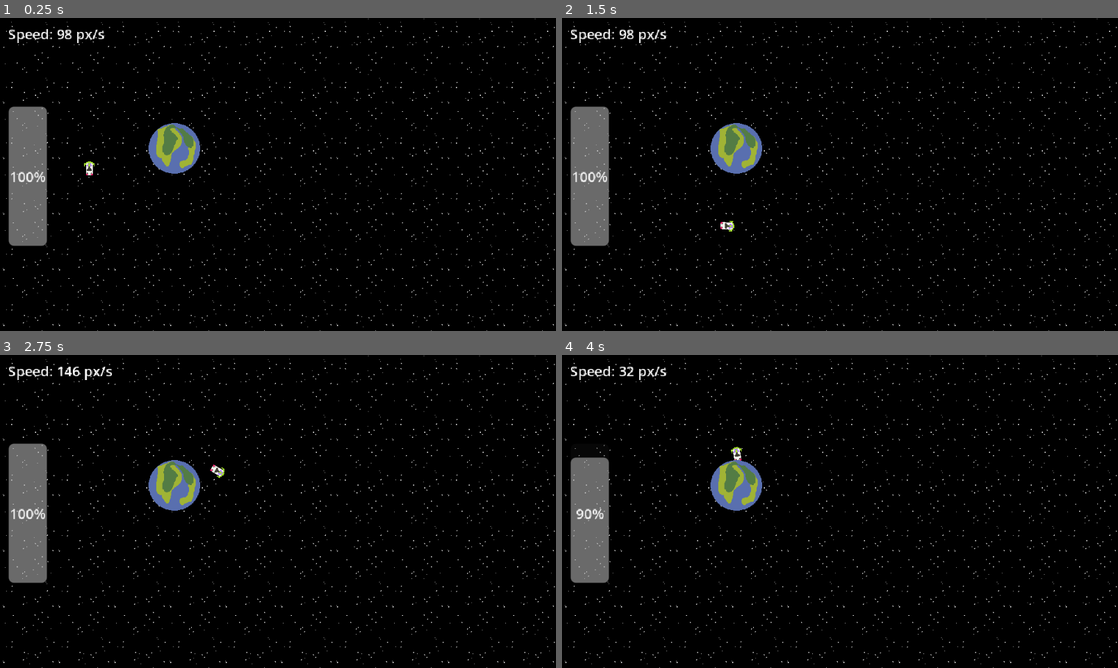
Above: before the commit, frames 1-4 (two rows, left to right).
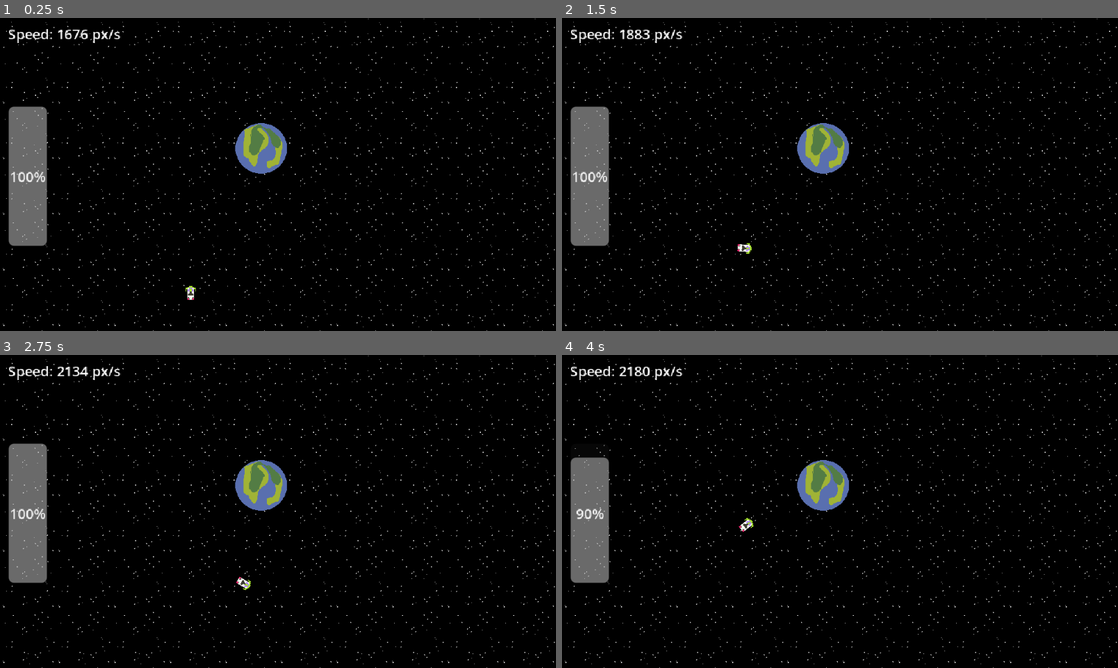
Above: after the commit, the same moments.

Repository: herboh/nBody
Game: Godot game, scene res://scene/main.tscn
Two runs of this game, one before a commit and one after it. Both use one fixed random seed, a clock stepped at 60 frames per second and the inputs below.
Inputs:
- Up to frame 1 (0.25 s): no input
- Up to frame 2 (1.5 s): hold Right (turn_right) 0.53-1.28 s; hold Left (turn_left) from 1.28 s (still down)
- Up to frame 3 (2.75 s): release Left (turn_left) at 2.03 s; hold Right (turn_right) from 2.03 s (still down)
- Up to frame 4 (4 s): release Right (turn_right) at 2.78 s; hold Space (thrust) 2.78-3.53 s; hold Left (turn_left) from 3.53 s (still down)

The runs differ from the first frame. In frame 1, 2.7% of the frame differs, in the area x 10-52%, y 3-91%; in frame 2, 2.7%; in frame 3, 2.7%, in the area x 10-52%, y 3-76%; in frame 4, 2.7%.

Commit message:
Added ship position function

Diff:
--- a/project.godot
+++ b/project.godot
@@ -25,7 +25,7 @@
 
 [editor_plugins]
 
-enabled=PackedStringArray()
+enabled=PackedStringArray("res://addons/godot-vim/plugin.cfg")
 
 [input]
 
@@ -47,6 +47,10 @@
 ]
 }
 
+[physics]
+
+2d/default_gravity=0.0
+
 [rendering]
 
 textures/canvas_textures/default_texture_filter=0
--- a/scene/main.tscn
+++ b/scene/main.tscn
@@ -22,11 +22,13 @@
 [node name="Ship" parent="SolarSystem" instance=ExtResource("1_itxqv")]
 position = Vector2(100, 150)
 can_sleep = false
-linear_velocity = Vector2(0, 100)
+linear_velocity = Vector2(0, 6)
+thrust_power = 100.0
 
 [node name="Planet" parent="SolarSystem" instance=ExtResource("3_brvut")]
-position = Vector2(200, 150)
-radius = 100.0
+position = Vector2(300, 150)
+
+[node name="Line2D" type="Line2D" parent="SolarSystem"]
 
 [node name="Camera2D" type="Camera2D" parent="."]
 position = Vector2(320, 180)
--- a/script/Planet.gd
+++ b/script/Planet.gd
@@ -2,7 +2,7 @@
 class_name Planet
 
 @export var mass: float = 10000.0
-@export var radius: float = 50.0
+@export var radius: float = 100.0
 @onready var collision_shape = $CollisionShape2D
 @onready var sprite = $Sprite2D
 
--- a/script/Ship.gd
+++ b/script/Ship.gd
@@ -1,6 +1,6 @@
 extends RigidBody2D
 
-@export var thrust_power: float = 500.0  # Increased for better feel
+@export var thrust_power: float = 10.0
 @export var turn_speed: float = 3.0
 @export var max_fuel: float = 100.0
 @export var fuel_consumption_rate: float = 10.0
@@ -14,11 +14,11 @@
 	current_fuel = max_fuel
 	setup_particles()
 	mass = 1.0
-	set_gravity_scale(0)
+	#set_gravity_scale(0)
 	#adding for testing, gives more pure output
 	linear_damp = 0.0
 	angular_damp = 0.0
-
+	linear_velocity = Vector2.DOWN*(20)
 
 func setup_particles():
 	particles.emitting = false
@@ -49,7 +49,7 @@
 	# Thrust
 	thrusting = Input.is_action_pressed("thrust") and current_fuel > 0
 	if thrusting:
-		var thrust_force = Vector2.RIGHT.rotated(rotation) * thrust_power
+		var thrust_force = Vector2.UP.rotated(rotation) * thrust_power
 		apply_central_force(thrust_force)
 
 		current_fuel -= fuel_consumption_rate * delta
@@ -57,5 +57,4 @@
 
 func update_particles():
 	particles.emitting = thrusting
-	particles.direction = Vector2(-1, 0)
-	particles.position = Vector2(-15, 0)
+	particles.position = Vector2(0, 12)
--- a/script/SolarSystem.gd
+++ b/script/SolarSystem.gd
@@ -6,7 +6,7 @@
 @onready var trajectory_line = $TrajectoryLine
 @onready var ship = $Ship
 
-const GRAVITY_CONSTANT: float = 100.0
+const GRAVITY_CONSTANT: float = 50000.0
 const MIN_DISTANCE: float = 10.0
 
 var planets: Array[Planet] = []
@@ -17,8 +17,11 @@
 		if child is Planet:
 			planets.append(child)
 	fuel_bar.max_value = ship.max_fuel
-	#Disable built in gravity, but still leverage the rest of Godot Physics
 	ship.set_gravity_scale(0)
+
+	# Put ship in orbit around first planet
+	if planets.size() > 0:
+		put_ship_in_circular_orbit(planets[0], 200.0)
 
 func _physics_process(delta):
 	if game_over:
@@ -28,34 +31,25 @@
 	update_ui()
 
 func apply_gravity(delta):
-	#gone back and forth on if this should calc force or accel
 	var total_force = Vector2.ZERO
 
 	for planet in planets:
 		var direction = planet.global_position - ship.global_position
 		var distance = max(direction.length(), MIN_DISTANCE)
 
-		# F = GMm/r² (force)
-		var force_magnitude = GRAVITY_CONSTANT * planet.mass * ship.mass / (distance * distance)
+		var force_magnitude = GRAVITY_CONSTANT * planet.mass / (distance * distance)
 		var force = direction.normalized() * force_magnitude
 		total_force += force
 
 	ship.apply_central_force(total_force)
 
-#This is my idea calculate default value for ship position at runtime
-#Goal is to simplify tweaking values, so that the ship always spawns with stable pos + velocity
-#could maybe also be done with radius + tangent
-func setup_stable_orbit(target_planet: Planet, orbital_distance: float):
-	var orbital_velocity = sqrt(GRAVITY_CONSTANT * target_planet.mass / orbital_distance)
-
-	# Position ship to the left of planet
-	var planet_pos = target_planet.global_position
-	ship.global_position = planet_pos + Vector2(-orbital_distance, 0)
-	ship.linear_velocity = Vector2(0, orbital_velocity)
-	ship.rotation = PI / 2  # Face downward
-
-	print("Orbit setup - Distance: %d, Velocity: %.1f" % [orbital_distance, orbital_velocity])
-
+func put_ship_in_circular_orbit(planet: Node2D, radius: float):
+	var center = planet.global_position
+	var pos = center + Vector2.RIGHT * radius
+	ship.global_position = pos
+	var v_mag = sqrt(GRAVITY_CONSTANT * planet.mass / radius)
+	var tangent = (pos - center).normalized().rotated(PI/2)
+	ship.linear_velocity = tangent * v_mag
 
 func update_ui():
 	fuel_bar.value = ship.current_fuel
Not shown: 1 places in scene/main.tscn that only renumber resources
Not shown: 1 places in scene/planet.tscn that only renumber resources
Not shown: 1 places in scene/ship.tscn that only renumber resources
